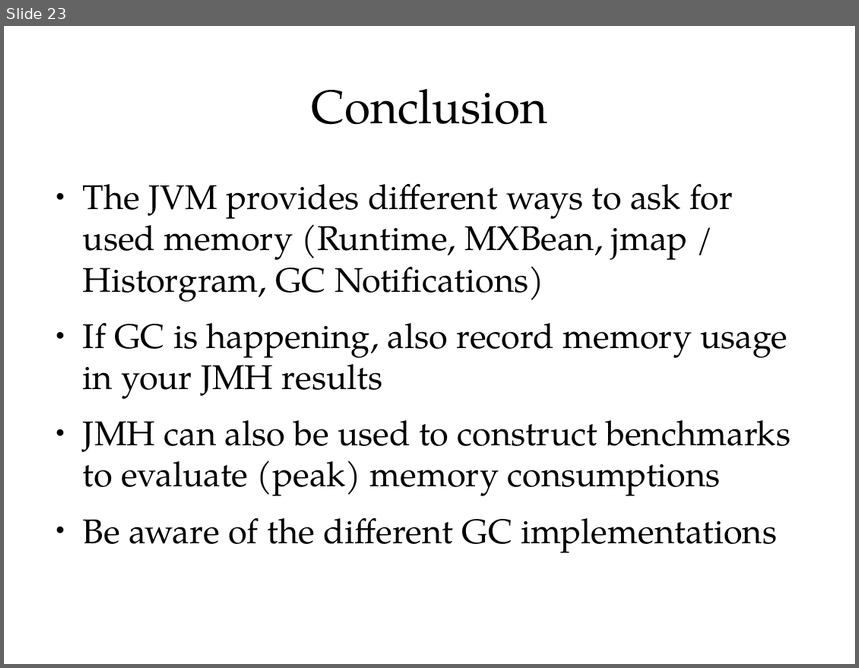
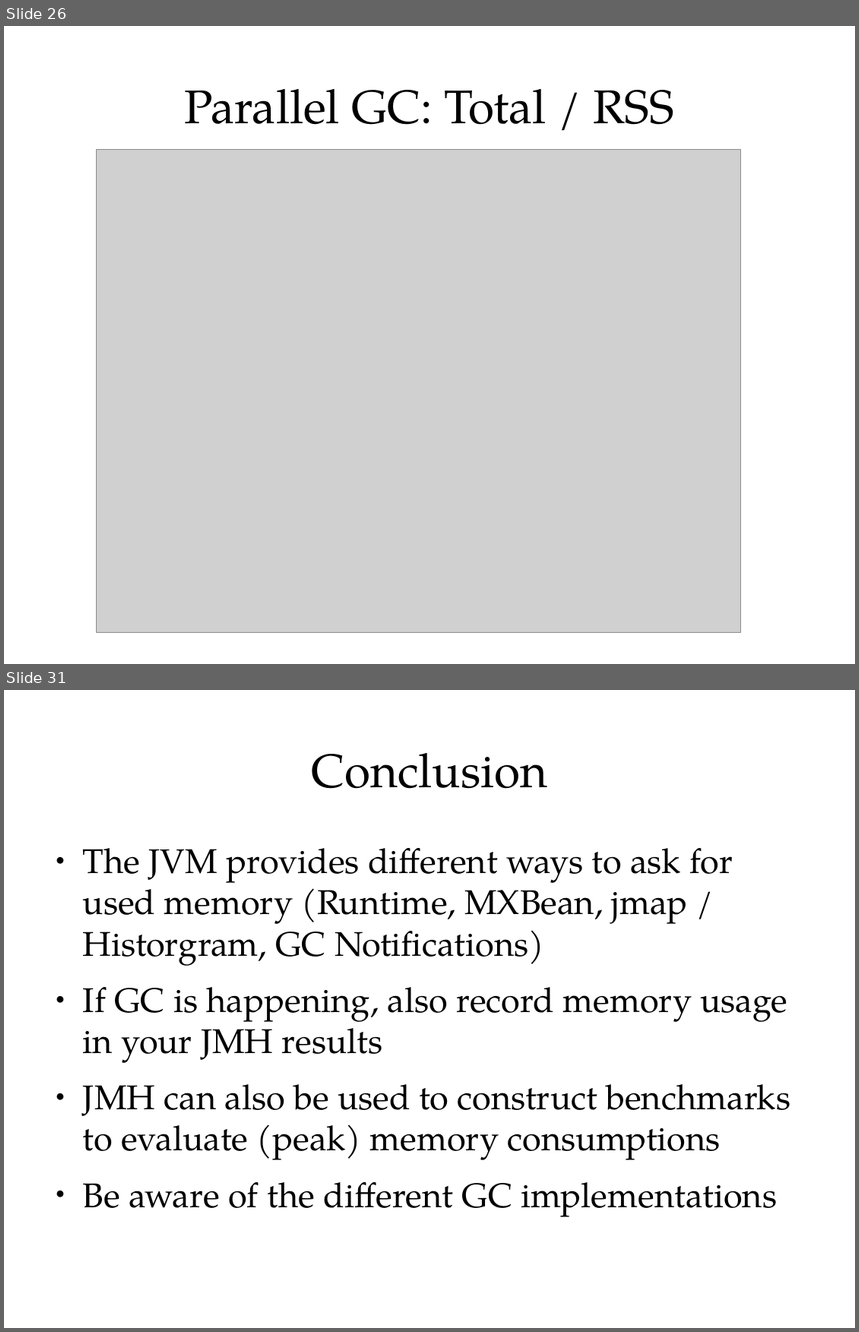
Before and after one commit to cruftex/talk-benchmark-memory, a slide deck: benchmark-memory-with-jmh.odp. Shown one above the other, each under a label of ours: slide 23 before the commit, slides 26 and 31 after it; the slides between them are not shown. The pictures are 859x668 and 859x1332 pixels, drawn with LibreOffice and Linux fonts; fonts in the diff are those of the drawing; grey boxes stand for pictures. Boxes give left, top, right and bottom in pixels: in the first picture for what was removed or moved away, otherwise in the second. Text is boxed around its words. In the diff, an @@ line names an element or a change of style, - is before the commit and + after.

```diff
--- a/benchmark-memory-with-jmh.odp
+++ b/benchmark-memory-with-jmh.odp
@@ slide 26 added at (4,26,855,664), background #FFFFFF @@
@@ title added at (184,89,674,125), 44 pt, text #000000 @@
+Parallel GC: Total / RSS
@@ picture added at (97,150,741,633) @@
@@ what was slide 23 is now slide 31 @@
```
Also in this commit, not shown: 1 slide changed, 10 other slides added, 3 slides removed, 1 other file.
